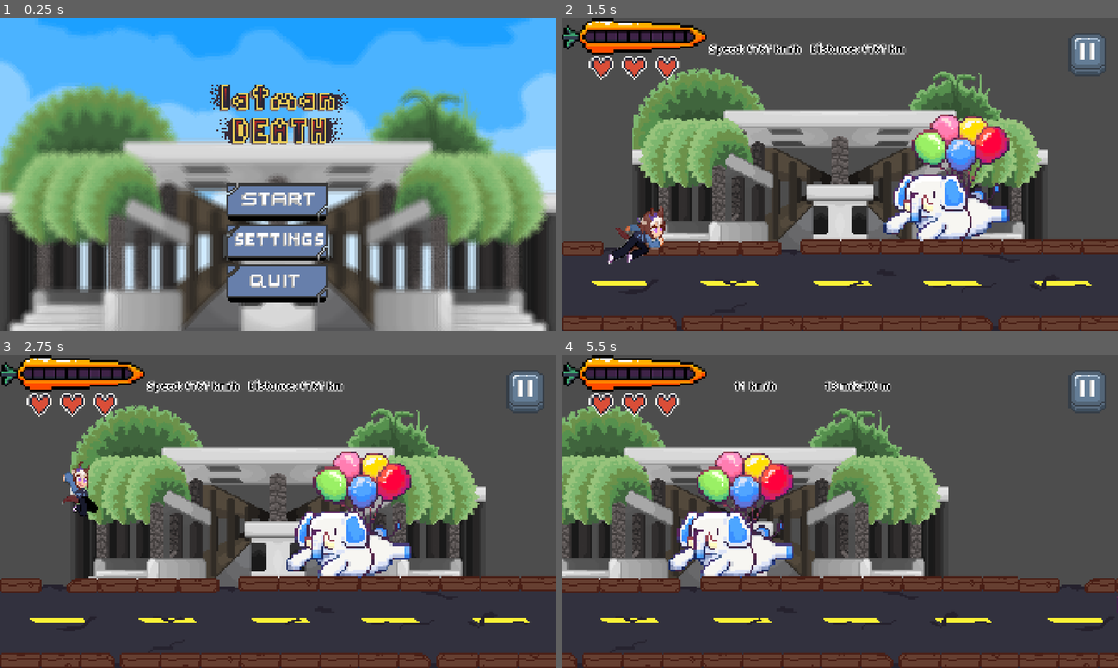
Above: before the commit, frames 1-4 (two rows, left to right).
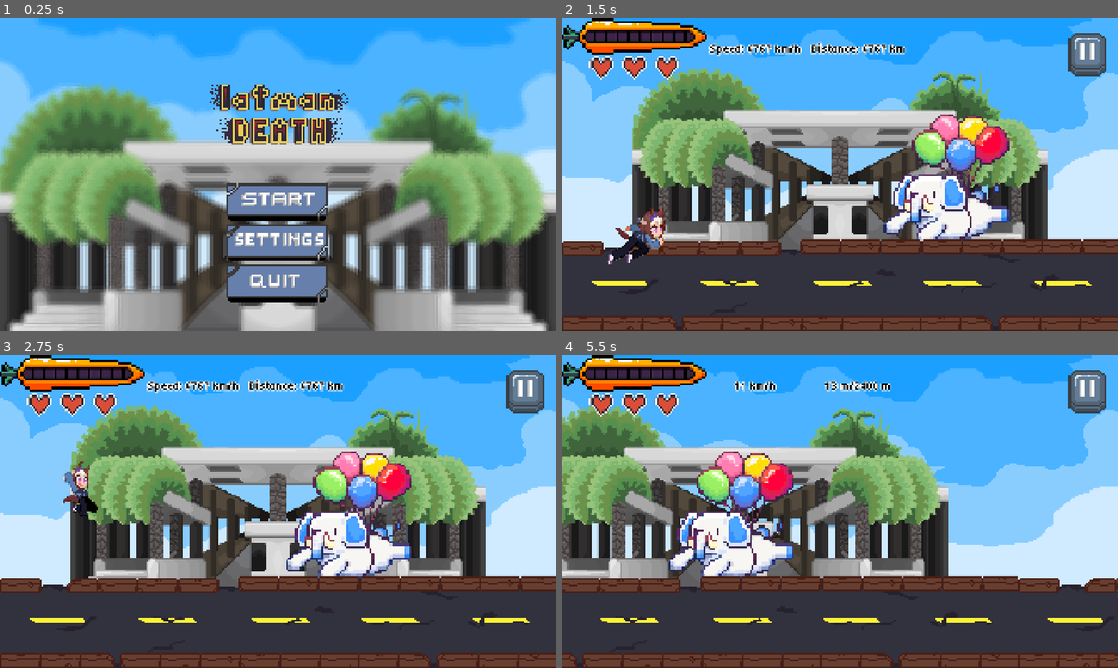
Above: after the commit, the same moments.

Repository: sbxte/sparta26-gamedev
Game: Godot game, scene res://scenes/ui/main_menu.tscn
Same seed, same stepped clock (60 frames per second), same inputs: the game is played once before the commit and once after it.
Inputs (mouse positions are in pixels of both pictures, inside the frame that each line leads up to):
- Up to frame 1 (0.25 s): no input
- Up to frame 2 (1.5 s): click (845, 202) at 0.5 s; click (840, 174) at 1.25 s
- Up to frame 3 (2.75 s): hold Up (ui_up) from 2.03 s (still down)
- Up to frame 4 (5.5 s): release Up (ui_up) at 3.53 s; hold Down (ui_down) 3.53-4.28 s; hold Up (ui_up) from 4.28 s (still down)

The runs differ from the first frame. In frame 2, 35% of the frame differs, in the area x 0-100%, y 0-74%; in frame 3, 35%; in frame 4, 37%.

Commit message:
sky background

Diff:
--- a/scenes/session.tscn
+++ b/scenes/session.tscn
@@ -19,6 +19,7 @@
 [ext_resource type="Texture2D" uid="uid://y6xbfl711hxv" path="res://assets/sprite/special week_slide 4.png" id="14_dlg3r"]
 [ext_resource type="PackedScene" uid="uid://coa42bwswub8o" path="res://scenes/ui/player_ui.tscn" id="15_jw3sc"]
 [ext_resource type="PackedScene" uid="uid://bkpilw7emftwq" path="res://scenes/ui/pause.tscn" id="16_dlg3r"]
+[ext_resource type="Texture2D" uid="uid://c36s2jxmsy7lg" path="res://assets/foregrounds/skybackground.png" id="20_1hh83"]
 
 [sub_resource type="Curve" id="Curve_jw3sc"]
 _data = [Vector2(0, 0), 0.0, 0.0, 0, 0, Vector2(0.2, 0.1), 1.5, 1.0, 0, 0, Vector2(0.8, 0.9), 1.0, 1.5, 0, 0, Vector2(1, 1), 0.0, 0.0, 0, 0]
@@ -111,6 +112,10 @@
 speed_curve = SubResource("Curve_jw3sc")
 player_ui = NodePath("PlayerUI")
 
+[node name="Background" type="Sprite2D" parent="." unique_id=545987906]
+texture = ExtResource("20_1hh83")
+centered = false
+
 [node name="Segments" type="Node2D" parent="." unique_id=410255754 node_paths=PackedStringArray("session")]
 script = ExtResource("2_jw3sc")
 session = NodePath("..")
Binary file changed: assets/foregrounds/skybackground.png
